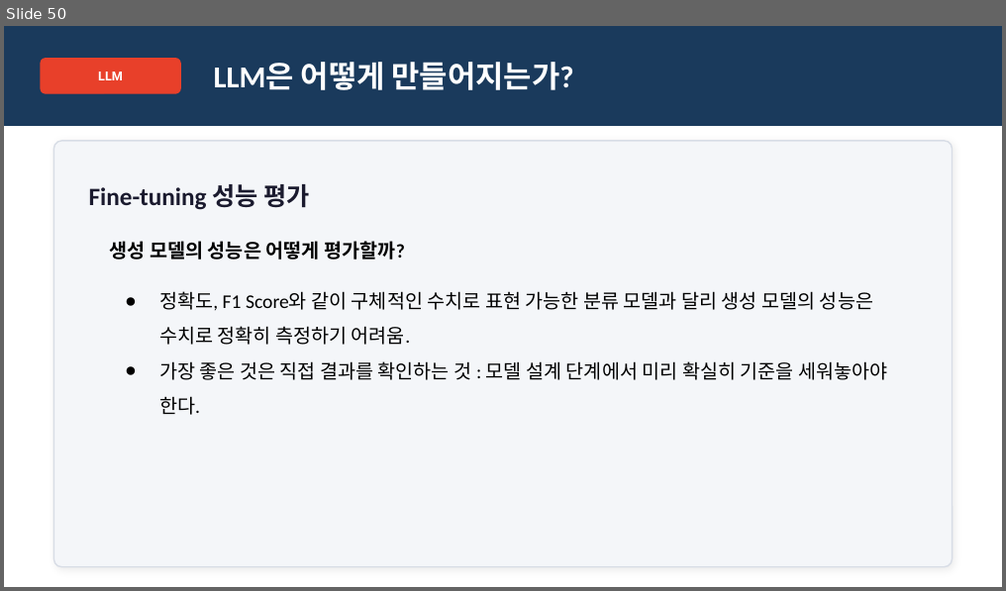
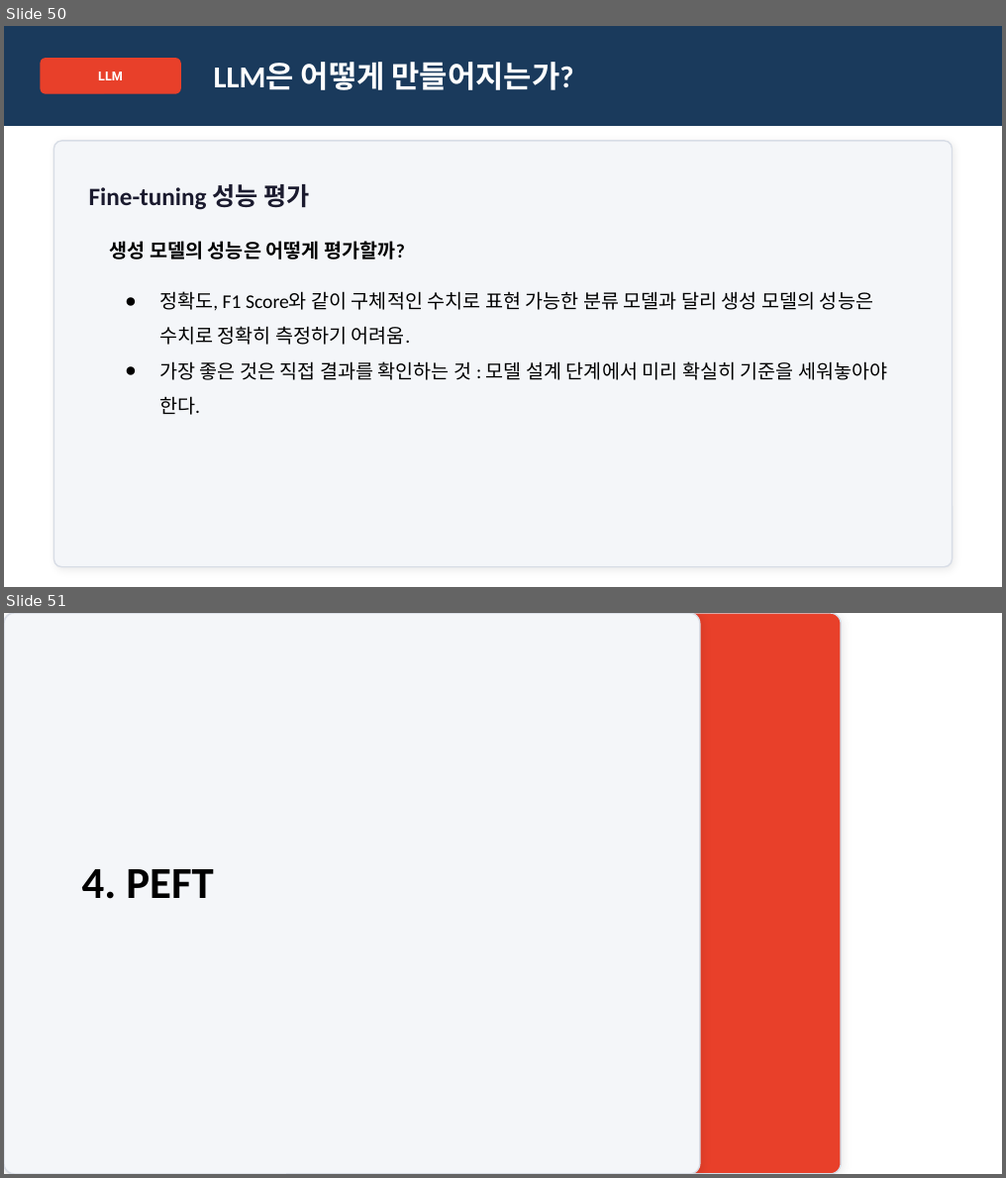
Before and after one commit to amyhong0/nvidia_ai_agent_engineer_course, a slide deck: LLM-fine-tuning-1.pptx. Shown one above the other, each under a label of ours: slide 50 before the commit, slides 50 and 51 after it. The pictures are 1006x591 and 1006x1178 pixels, drawn with LibreOffice and Linux fonts; fonts in the diff are those of the drawing. Boxes give left, top, right and bottom in pixels: in the first picture for what was removed or moved away, otherwise in the second. Text is boxed around its words. In the diff, an @@ line names an element or a change of style, - is before the commit and + after.

```diff
--- a/LLM-fine-tuning-1.pptx
+++ b/LLM-fine-tuning-1.pptx
@@ slide 51 added at (4, 613, 1002, 1174), background #FFFFFF @@
@@ rounded rectangle added at (4, 613, 841, 1173), fill #E8402A, outline #D8DDE6 1 pt @@
@@ rounded rectangle added at (4, 613, 700, 1173), fill #F4F6F9, outline #D8DDE6 1 pt @@
@@ text added at (82, 869, 213, 899), 32 pt, text #000000, bold @@
+4. PEFT
```
Also in this commit, not shown: 11 other slides added, 4 other files.
